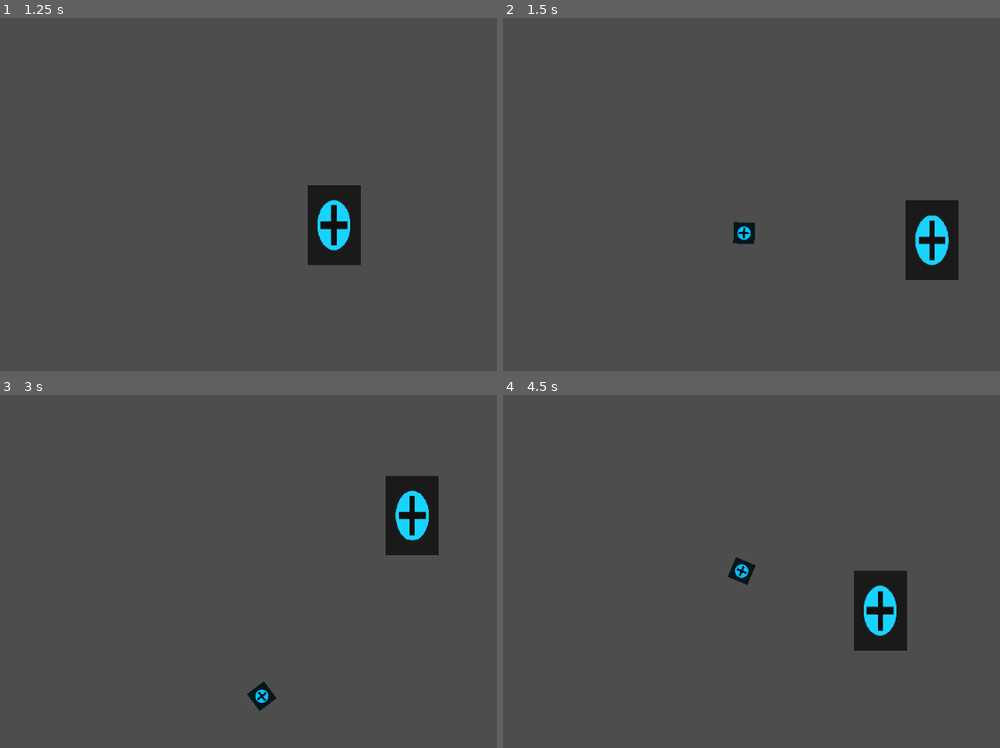
Above: before the commit, frames 1-4 (two rows, left to right).
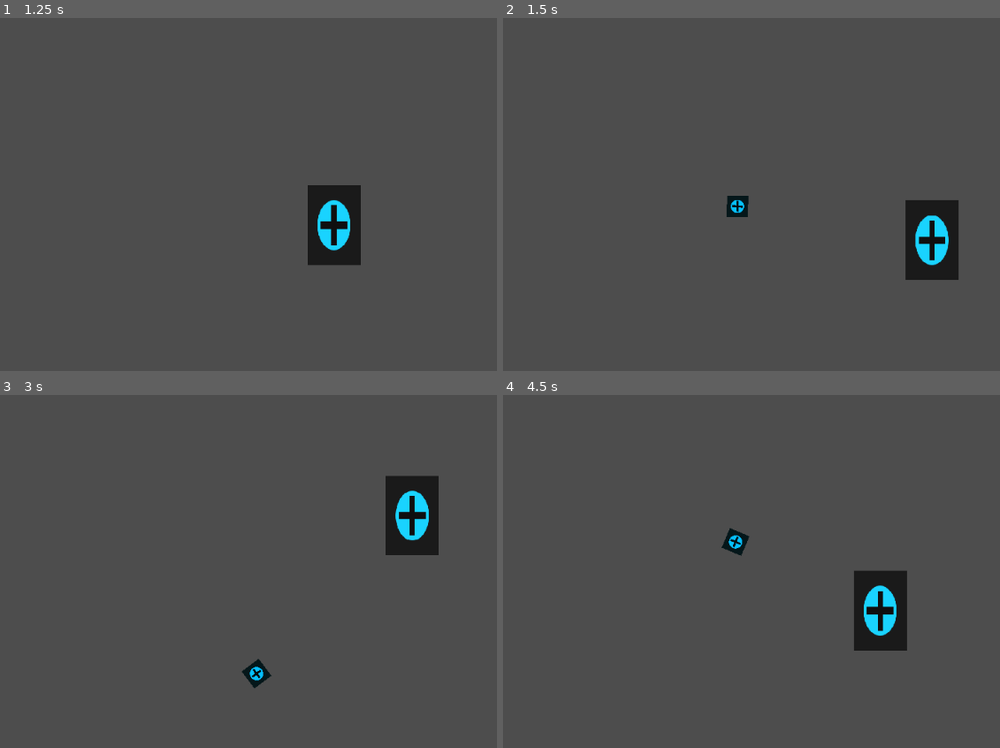
Above: after the commit, the same moments.

Repository: Barachiell/unit-7-oasis
Game: Godot game, scene res://scenes/debug/empty_main.tscn
The game is run twice, just before and just after one commit, with the same random seed, the same clock (stepped at 60 frames per second) and the same inputs.
Inputs (mouse positions are in pixels of both pictures, inside the frame that each line leads up to):
- Up to frame 1 (1.25 s): move the mouse to (outside the picture) at 0.52 s; hold D (move_right) from 0.53 s (still down); hold Shift (run) from 0.53 s (still down)
- Up to frame 2 (1.5 s): move the mouse to (716, 236) at 1.27 s; release D (move_right) at 1.28 s; release Shift (run) at 1.28 s; hold S (move_down) from 1.28 s (still down); click (716, 236) at 1.35 s
- Up to frame 3 (3 s): move the mouse to (422, 504) at 2.02 s; release S (move_down) at 2.03 s; hold D (move_right) 2.03-2.78 s; hold Shift (run) 2.03-2.78 s; move the mouse to (318, 670) at 2.77 s; hold W (move_up) from 2.78 s (still down); click (318, 670) at 2.85 s
- Up to frame 4 (4.5 s): move the mouse to (outside the picture) at 3.52 s; release W (move_up) at 3.53 s; hold Shift (run) 3.53-4.28 s; hold A (move_left) from 3.53 s (still down); move the mouse to (642, 532) at 4.27 s; click (642, 532) at 4.35 s

Frame 1 is identical in both runs. In frame 2, 0.5% of the frame differs, in the area x 45-51%, y 50-65%; in frame 3, 0.5%; in frame 4, 0.5%, in the area x 43-51%, y 37-54%.

Commit message:
Revert "Fix Block 5: make bullet spawn robust near front-facing cover"
This reverts commit 4d1b28630456e7e60dbde48b68fd9a4bedee9fc0.

Diff:
--- a/scripts/player.gd
+++ b/scripts/player.gd
@@ -17,8 +17,6 @@
 @export var max_ammo: int = 20
 @export var fire_rate: float = 0.15
 @export var bullet_scene: PackedScene = preload("res://scenes/bullet.tscn")
-@export var shot_spawn_distance: float = 10.0
-@export var feet_y_offset: float = 8.0
 
 @onready var muzzle: Marker2D = $Muzzle
 @onready var camera: Camera2D = $Camera2D
@@ -115,7 +113,7 @@
 		return
 	var bullet := bullet_instance as Area2D
 
-	bullet.global_position = _get_bullet_spawn_position()
+	bullet.global_position = muzzle.global_position
 	bullet.set("direction", aim_direction)
 	bullet.rotation = aim_direction.angle()
 
@@ -130,26 +128,3 @@
 func _try_play_dry_click() -> void:
 	# Audio bus wiring is added in Block 14.
 	print("dry_click")
-
-func _get_bullet_spawn_position() -> Vector2:
-	var feet_origin := global_position + Vector2(0.0, feet_y_offset)
-	var spawn_position := feet_origin + aim_direction * shot_spawn_distance
-	if not _is_world_at_point(spawn_position):
-		return spawn_position
-
-	for step in range(1, 6):
-		var fallback_distance := maxf(shot_spawn_distance - float(step) * 2.0, 0.0)
-		var fallback_position := feet_origin + aim_direction * fallback_distance
-		if not _is_world_at_point(fallback_position):
-			return fallback_position
-
-	return feet_origin
-
-func _is_world_at_point(point: Vector2) -> bool:
-	var query := PhysicsPointQueryParameters2D.new()
-	query.position = point
-	query.collision_mask = 1 << 4
-	query.collide_with_bodies = true
-	query.collide_with_areas = true
-	var hits: Array[Dictionary] = get_world_2d().direct_space_state.intersect_point(query, 1)
-	return not hits.is_empty()
